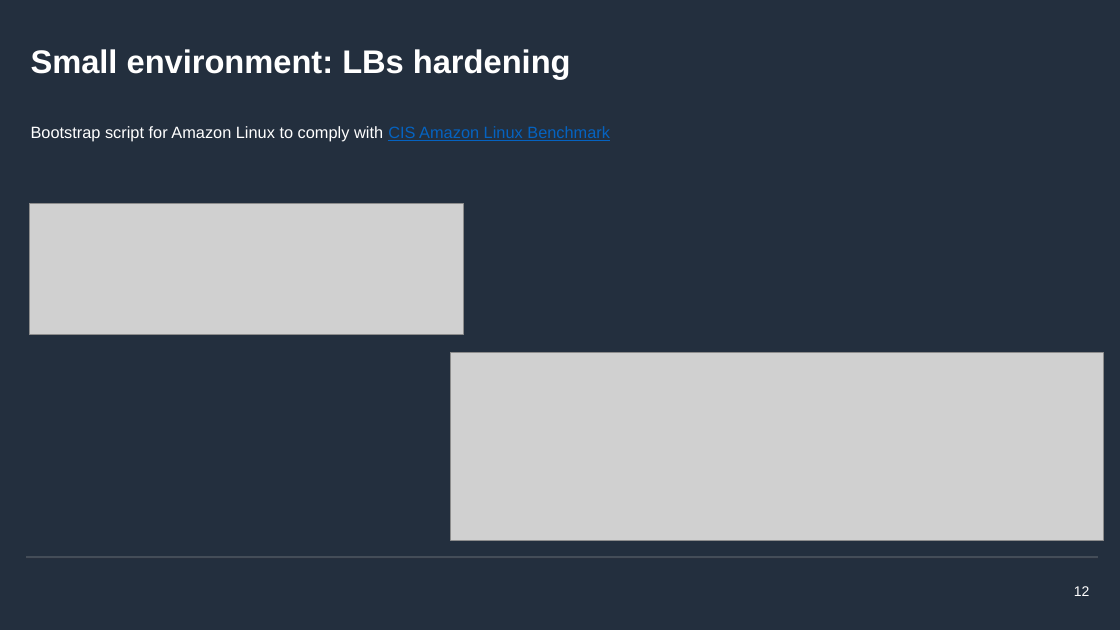
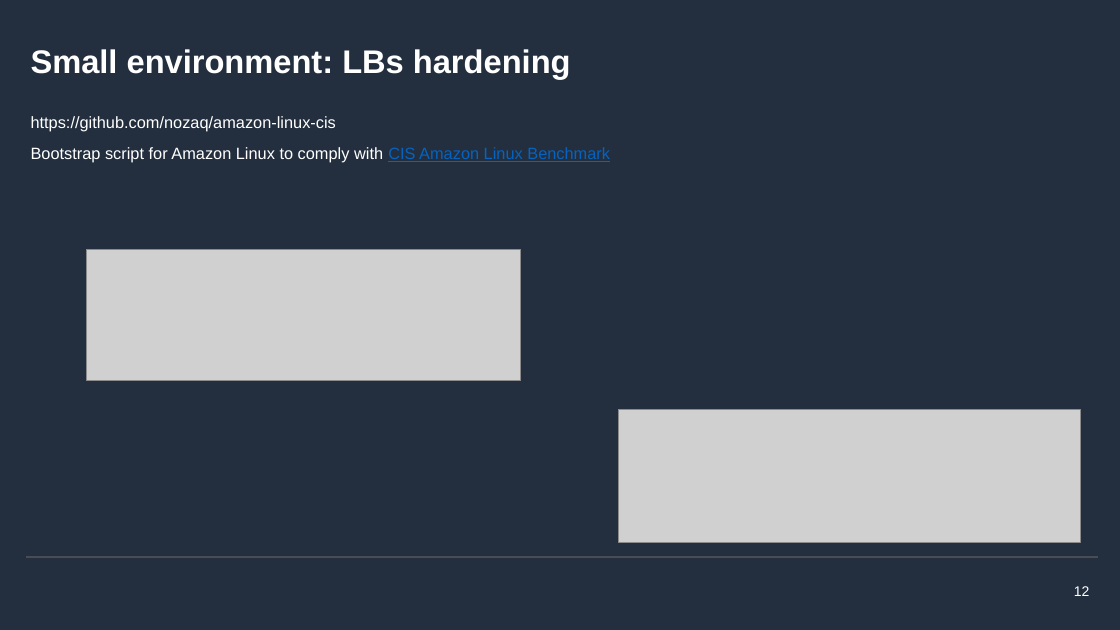
Before and after one commit to mcrucovschii/SmallEnvironment, a slide deck: slide 12 of Crucovschii-AWS-SmallEnvironment.pptx. Drawn at 1120x630 pixels with LibreOffice and Linux fonts; fonts in the diff are those of the drawing; grey boxes stand for pictures; background and template pictures are left out. Boxes give left, top, right and bottom in pixels: in the first picture for what was removed or moved away, otherwise in the second. Text is boxed around its words. In the diff, an @@ line names an element or a change of style, - is before the commit and + after.

```diff
--- a/Crucovschii-AWS-SmallEnvironment.pptx
+++ b/Crucovschii-AWS-SmallEnvironment.pptx
@@ text at (x1=31, y1=116, x2=336, y2=132): paragraph added @@
+https://github.com/nozaq/amazon-linux-cis
@@ text at (x1=31, y1=147, x2=610, y2=163): line spacing 1.5 to 1 @@
@@ picture moved from (x1=29, y1=203, x2=464, y2=334) to (x1=87, y1=250, x2=521, y2=381) @@
@@ picture resized from (x1=451, y1=353, x2=1104, y2=540) to (x1=619, y1=410, x2=1081, y2=543) @@
```
Also in this commit, not shown: 10 other slides changed, 4 slides added, 1 other file.
